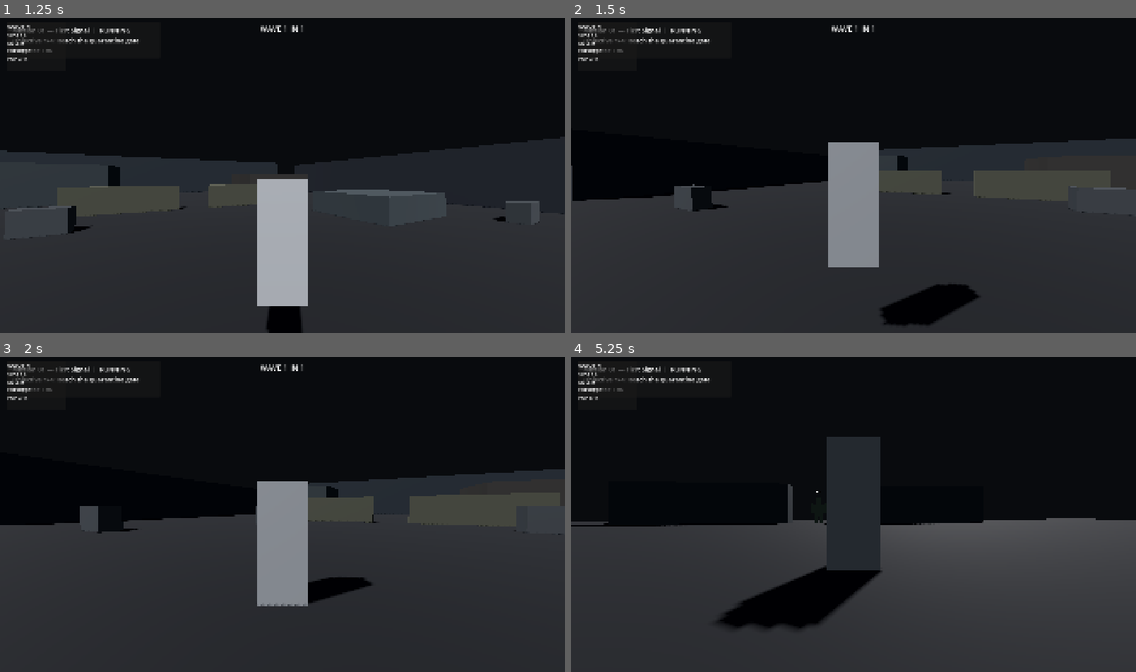
Above: before the commit, frames 1-4 (two rows, left to right).
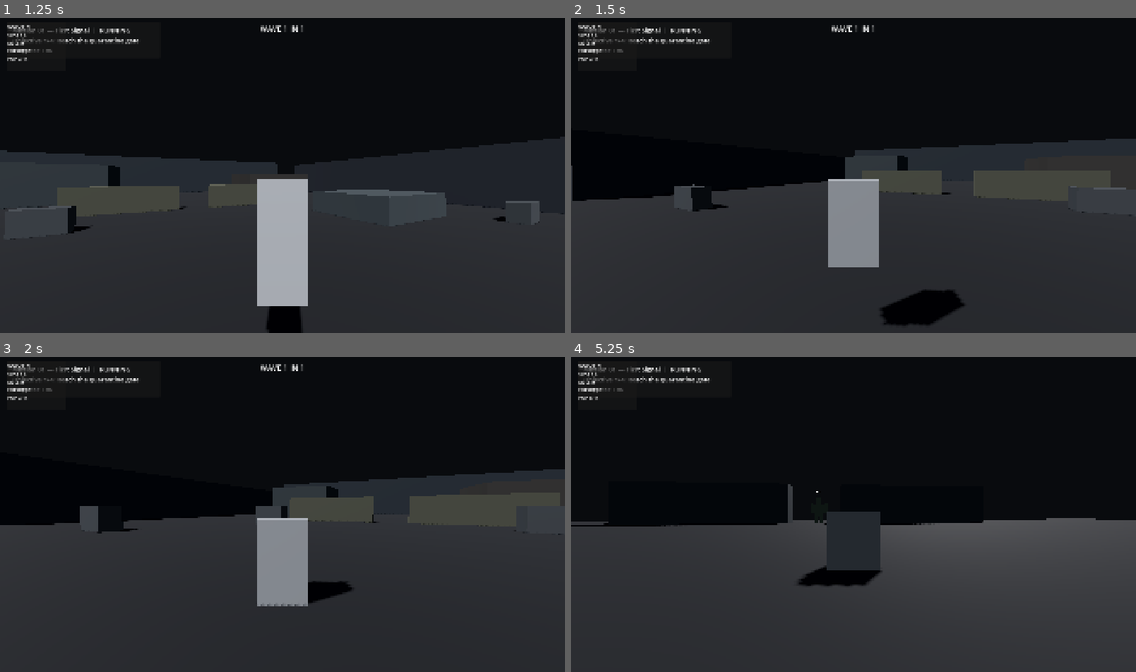
Above: after the commit, the same moments.

Repository: Gh0stDeveloper/NEXORA-DEADFALL
Game: Godot game, scene res://src/main/Main.tscn
Two runs of this game, one before a commit and one after it. Both use one fixed random seed, a clock stepped at 60 frames per second and the inputs below.
Inputs (mouse positions are in pixels of both pictures, inside the frame that each line leads up to):
- Up to frame 1 (1.25 s): tap Enter at 0.5 s; move the mouse to (310, 172) at 0.52 s; hold W (move_forward) from 0.53 s (still down); tap V (camera_cycle) at 0.6 s; click (310, 172) at 0.67 s; tap Space (jump) at 0.77 s
- Up to frame 2 (1.5 s): keep holding W (move_forward); move the mouse to (825, 175) at 1.27 s; tap C (crouch) at 1.35 s
- Up to frame 3 (2 s): keep holding W (move_forward); tap Space (jump) at 1.52 s
- Up to frame 4 (5.25 s): keep holding W (move_forward); move the mouse to (864, 508) at 2.02 s; press the mouse at (864, 508) at 2.03 s; move the mouse to (847, 517) at 2.77 s; release the mouse at (847, 517) at 2.78 s; tap E (interact) at 2.85 s; click (847, 517) at 2.92 s; tap Space (jump) at 3.02, 3.77, 4.52 s; move the mouse to (893, 517) at 3.52 s; tap Z (prone) at 3.6 s; tap R (reload) at 4.15 s; move the mouse to (808, 508) at 4.27 s; tap Shift (sprint) at 4.35 s; move the mouse to (859, 514) at 5.02 s; tap V (camera_cycle) at 5.1 s; click (859, 514) at 5.17 s

Frame 1 is identical in both runs. In frame 2, 1.4% of the frame differs, in the area x 45-73%, y 39-91%; in frame 3, 1.3%; in frame 4, 4.6%, in the area x 26-55%, y 25-87%.

Commit message:
fix: preserve network controller while applying sensitivity

Diff:
--- a/src/player/PlayerController.gd
+++ b/src/player/PlayerController.gd
@@ -221,22 +221,36 @@
 	if target == stance:
 		return true
 	var target_height := _height_for_stance(target)
-	if target_height > _height_for_stance(stance) and not _has_headroom(target_height):
+	if target_height > _height_for_stance(stance) and not _can_fit_height(target_height):
 		return false
 	stance = target
-	_apply_stance_geometry(stance)
+	_apply_stance_geometry(target)
 	return true
 
-func _apply_replica_stance(value: int) -> void:
-	stance = clampi(value, Stance.STAND, Stance.PRONE) as Stance
-	_apply_stance_geometry(stance)
-
-func _apply_stance_geometry(value: Stance) -> void:
+func _can_fit_height(target_height: float) -> bool:
+	var capsule := collision_shape.shape as CapsuleShape3D
+	if capsule == null or not is_inside_tree():
+		return true
+	var test_shape := CapsuleShape3D.new()
+	test_shape.radius = capsule.radius
+	test_shape.height = target_height
+	var query := PhysicsShapeQueryParameters3D.new()
+	query.shape = test_shape
+	query.collision_mask = collision_mask
+	query.exclude = [get_rid()]
+	query.margin = 0.01
+	query.transform = Transform3D(global_basis, global_position + Vector3.UP * (target_height * 0.5 + 0.025))
+	return get_world_3d().direct_space_state.intersect_shape(query, 1).is_empty()
+
+func _apply_stance_geometry(target: Stance) -> void:
+	var target_height := _height_for_stance(target)
 	var capsule := collision_shape.shape as CapsuleShape3D
 	if capsule != null:
-		capsule.height = _height_for_stance(value)
-	collision_shape.position.y = _height_for_stance(value) * 0.5
-	camera_rig.position.y = _eye_height_for_stance(value)
+		capsule.height = target_height
+		collision_shape.position.y = target_height * 0.5
+	visual_body.scale.y = target_height / standing_height
+	visual_body.position.y = target_height * 0.5
+	camera_rig.position.y = _eye_height_for_stance(target)
 
 func _height_for_stance(value: Stance) -> float:
 	match value:
@@ -250,52 +264,76 @@
 		Stance.PRONE: return prone_eye_height
 		_: return standing_eye_height
 
-func _has_headroom(target_height: float) -> bool:
-	var current_height := _height_for_stance(stance)
-	var extra := target_height - current_height
-	if extra <= 0.0:
-		return true
-	var query := PhysicsShapeQueryParameters3D.new()
-	query.shape = collision_shape.shape
-	query.transform = collision_shape.global_transform.translated(Vector3.UP * extra)
-	query.collision_mask = collision_mask
-	query.exclude = [get_rid()]
-	return get_world_3d().direct_space_state.intersect_shape(query, 1).is_empty()
-
-func _on_camera_mode_changed(mode_value: int) -> void:
-	if visual_root == null:
-		return
-	visual_root.visible = mode_value != DeadfallCameraRig.CameraMode.FIRST_PERSON
-
-func _on_life_state_changed(_previous: int, current: int, _source_peer_id: int) -> void:
+func _on_camera_mode_changed(mode: int) -> void:
+	if control_mode in [ControlMode.OFFLINE_LOCAL, ControlMode.NETWORK_PREDICTED]:
+		visual_root.visible = mode != DeadfallCameraRig.CameraMode.FIRST_PERSON
+	else:
+		visual_root.visible = true
+
+func _on_life_state_changed(_previous: int, current: int, _reason: String) -> void:
 	if current == 1:
 		_apply_replica_stance(Stance.PRONE)
+	elif current == 2:
+		velocity = Vector3.ZERO
+
+func get_stance_name() -> String:
+	return Stance.keys()[int(stance)]
+
+func get_network_snapshot() -> Dictionary:
+	return {
+		"entity_id": player_entity_id,
+		"position": global_position,
+		"yaw": rotation.y,
+		"pitch": camera_rig.get_pitch(),
+		"velocity": velocity,
+		"stance": int(stance),
+		"ack_sequence": _last_server_sequence if control_mode == ControlMode.SERVER_REMOTE else _command_sequence,
+		"life": life_state.call("get_network_snapshot") if life_state != null and life_state.has_method("get_network_snapshot") else {},
+	}
+
+func apply_authoritative_snapshot(snapshot: Dictionary) -> void:
+	if control_mode != ControlMode.NETWORK_PREDICTED:
+		return
+	if life_state != null and life_state.has_method("apply_network_snapshot"):
+		life_state.call("apply_network_snapshot", Dictionary(snapshot.get("life", {})))
+	var authoritative_position := Vector3(snapshot.get("position", global_position))
+	var error := global_position.distance_to(authoritative_position)
+	if error >= hard_reconciliation_distance:
+		global_position = authoritative_position
+		rotation.y = float(snapshot.get("yaw", rotation.y))
+	else:
+		global_position = global_position.lerp(authoritative_position, reconciliation_strength)
+		rotation.y = lerp_angle(rotation.y, float(snapshot.get("yaw", rotation.y)), reconciliation_strength)
+	velocity = Vector3(snapshot.get("velocity", velocity))
+	camera_rig.set_pitch(lerpf(camera_rig.get_pitch(), float(snapshot.get("pitch", camera_rig.get_pitch())), reconciliation_strength))
+	_apply_replica_stance(int(snapshot.get("stance", int(stance))))
+
+func restore_authoritative_snapshot(snapshot: Dictionary) -> void:
+	global_position = Vector3(snapshot.get("position", global_position))
+	rotation.y = float(snapshot.get("yaw", rotation.y))
+	velocity = Vector3(snapshot.get("velocity", Vector3.ZERO))
+	camera_rig.set_pitch(float(snapshot.get("pitch", 0.0)))
+	_apply_replica_stance(int(snapshot.get("stance", int(stance))))
+	if life_state != null and life_state.has_method("restore_authoritative_snapshot"):
+		life_state.call("restore_authoritative_snapshot", Dictionary(snapshot.get("life", {})))
+
+func apply_replica_presentation(snapshot: Dictionary) -> void:
+	_apply_replica_stance(int(snapshot.get("stance", int(stance))))
+	camera_rig.set_pitch(float(snapshot.get("pitch", camera_rig.get_pitch())))
+	if life_state != null and life_state.has_method("apply_network_snapshot"):
+		life_state.call("apply_network_snapshot", Dictionary(snapshot.get("life", {})))
+
+func _apply_replica_stance(value: int) -> void:
+	var next := clampi(value, Stance.STAND, Stance.PRONE) as Stance
+	if next != stance:
+		stance = next
+		_apply_stance_geometry(stance)
+
+func _life_is_downed() -> bool:
+	return life_state != null and life_state.has_method("is_downed") and bool(life_state.call("is_downed"))
 
 func _life_is_dead() -> bool:
 	return life_state != null and life_state.has_method("is_dead") and bool(life_state.call("is_dead"))
 
-func _life_is_downed() -> bool:
-	return life_state != null and life_state.has_method("is_downed") and bool(life_state.call("is_downed"))
-
 func _life_move_multiplier() -> float:
-	if life_state != null and life_state.has_method("get_move_multiplier"):
-		return float(life_state.call("get_move_multiplier"))
-	return 1.0
-
-func apply_server_state(state: Dictionary) -> void:
-	if state.is_empty():
-		return
-	var server_position := Vector3(state.get("position", global_position))
-	if control_mode == ControlMode.NETWORK_PREDICTED:
-		var error := server_position - global_position
-		if error.length() >= hard_reconciliation_distance:
-			global_position = server_position
-		else:
-			global_position += error * reconciliation_strength
-		velocity = Vector3(state.get("velocity", velocity))
-	elif control_mode == ControlMode.REMOTE_PROXY:
-		global_position = server_position
-		rotation.y = float(state.get("yaw", rotation.y))
-		camera_rig.set_pitch(float(state.get("pitch", camera_rig.get_pitch())))
-		velocity = Vector3(state.get("velocity", velocity))
-		_apply_replica_stance(int(state.get("stance", int(stance))))
+	return float(life_state.call("get_movement_multiplier")) if life_state != null and life_state.has_method("get_movement_multiplier") else 1.0
